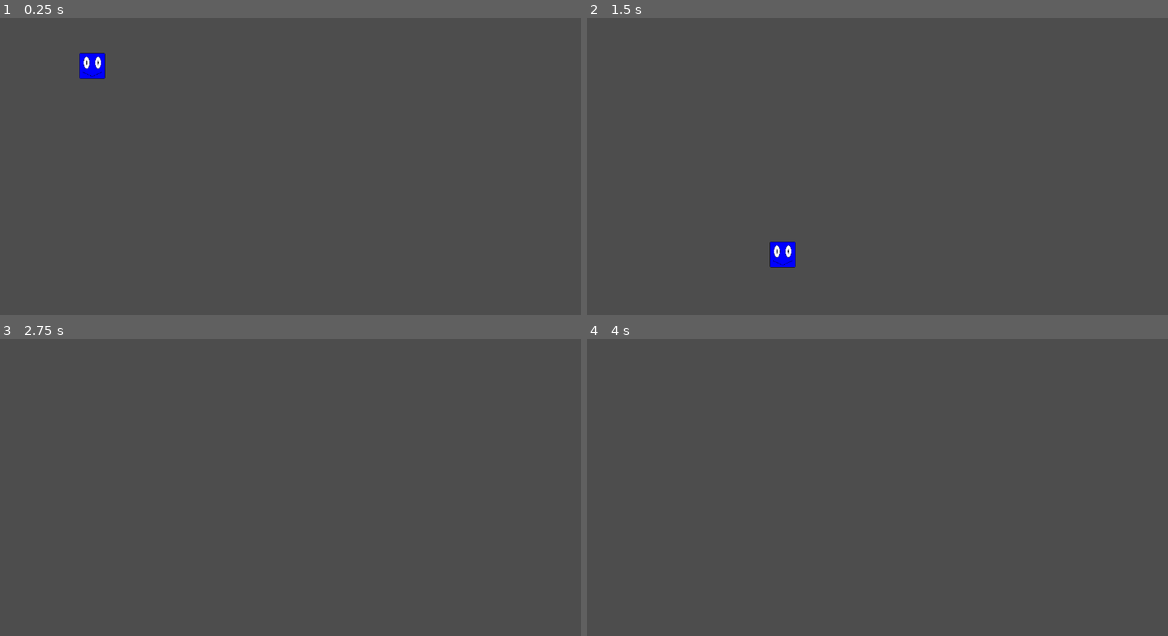
Above: before the commit, frames 1-4 (two rows, left to right).
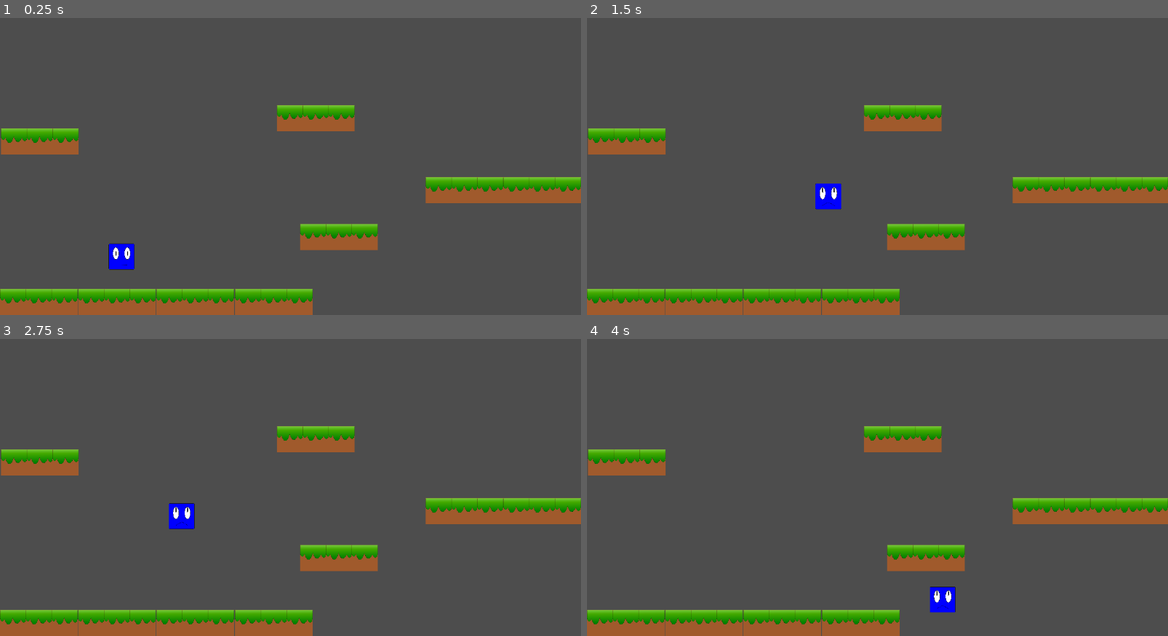
Above: after the commit, the same moments.

Repository: speregil/platformer-prototype
Game: Godot game, scene res://scenes/movement_test.tscn
Two runs of this game, one before a commit and one after it. Both use one fixed random seed, a clock stepped at 60 frames per second and the inputs below. Before the commit the project starts from res://scenes/level_test.tscn.
Inputs:
- Up to frame 1 (0.25 s): no input
- Up to frame 2 (1.5 s): hold D (right) from 0.53 s (still down); tap Space (jump) at 0.6, 0.77, 1.07, 1.35 s
- Up to frame 3 (2.75 s): tap Space (jump) at 1.52, 1.82, 2.1 s; release D (right) at 2.03 s; hold A (left) from 2.03 s (still down)
- Up to frame 4 (4 s): release A (left) at 2.78 s; hold D (right) from 2.78 s (still down); tap Space (jump) at 2.85, 3.02, 3.32, 3.6, 3.77 s

The runs differ from the first frame. In frame 1, 11% of the frame differs, in the area x 0-100%, y 11-100%; in frame 2, 11%; in frame 3, 11%; in frame 4, 11%.

Commit message:
Movement and animation prototype
An initial full prototype with simple movement and animation

Diff:
--- a/global_scripts/global_settings.gd
+++ b/global_scripts/global_settings.gd
@@ -1,6 +1,6 @@
-extends Node
+extends CharacterBody2D
 
-var gravity: float = 300.0
+var gravity: float = 10
 
 func _get_gravity() -> float:
 	return gravity
--- a/project.godot
+++ b/project.godot
@@ -11,6 +11,7 @@
 [application]
 
 config/name="platformer_prototype"
+config/version="0.0.1"
 run/main_scene="uid://dxcd1ecsc58dn"
 config/features=PackedStringArray("4.5", "GL Compatibility")
 config/icon="res://graphics/icon.svg"
@@ -46,3 +47,4 @@
 
 renderer/rendering_method="gl_compatibility"
 renderer/rendering_method.mobile="gl_compatibility"
+textures/vram_compression/import_etc2_astc=true
--- /dev/null
+++ b/scenes/boundary.tscn
@@ -0,0 +1,10 @@
+[gd_scene load_steps=2 format=3 uid="uid://cqloy5i47ou3l"]
+
+[sub_resource type="RectangleShape2D" id="RectangleShape2D_qfxeu"]
+
+[node name="Boundary" type="Node2D"]
+
+[node name="StaticBody2D" type="StaticBody2D" parent="."]
+
+[node name="CollisionShape2D" type="CollisionShape2D" parent="StaticBody2D"]
+shape = SubResource("RectangleShape2D_qfxeu")
--- /dev/null
+++ b/scenes/ground.tscn
@@ -0,0 +1,27 @@
+[gd_scene load_steps=3 format=3 uid="uid://djwsnxgs0yoyy"]
+
+[ext_resource type="Texture2D" uid="uid://d4e467e5g7o3h" path="res://graphics/level/GroundA.png" id="1_pybca"]
+
+[sub_resource type="RectangleShape2D" id="RectangleShape2D_7ylpw"]
+size = Vector2(153.75, 51.5)
+
+[node name="Ground" type="StaticBody2D"]
+
+[node name="Sprite2D" type="Sprite2D" parent="."]
+position = Vector2(26, 26)
+scale = Vector2(0.1, 0.1)
+texture = ExtResource("1_pybca")
+
+[node name="Sprite2D2" type="Sprite2D" parent="."]
+position = Vector2(77, 26)
+scale = Vector2(0.1, 0.1)
+texture = ExtResource("1_pybca")
+
+[node name="Sprite2D3" type="Sprite2D" parent="."]
+position = Vector2(128, 26)
+scale = Vector2(0.1, 0.1)
+texture = ExtResource("1_pybca")
+
+[node name="CollisionShape2D" type="CollisionShape2D" parent="."]
+position = Vector2(77.125, 26.25)
+shape = SubResource("RectangleShape2D_7ylpw")
--- a/scenes/level_test.tscn
+++ /dev/null
@@ -1,10 +0,0 @@
-[gd_scene load_steps=2 format=3 uid="uid://dxcd1ecsc58dn"]
-
-[ext_resource type="PackedScene" uid="uid://b4olkdy5o4t51" path="res://scenes/player/player.tscn" id="1_e73ws"]
-
-[node name="Level_test" type="Node2D"]
-
-[node name="Player" parent="." instance=ExtResource("1_e73ws")]
-position = Vector2(183, 78)
-top_acceleration = 250.0
-delta_acceleration = 15.0
--- /dev/null
+++ b/scenes/movement_test.tscn
@@ -0,0 +1,52 @@
+[gd_scene load_steps=4 format=3 uid="uid://dxcd1ecsc58dn"]
+
+[ext_resource type="PackedScene" uid="uid://b4olkdy5o4t51" path="res://scenes/player/player.tscn" id="1_e73ws"]
+[ext_resource type="PackedScene" uid="uid://djwsnxgs0yoyy" path="res://scenes/ground.tscn" id="2_vbogn"]
+[ext_resource type="PackedScene" uid="uid://cqloy5i47ou3l" path="res://scenes/boundary.tscn" id="3_08uda"]
+
+[node name="MovementTest" type="Node2D"]
+
+[node name="Player" parent="." instance=ExtResource("1_e73ws")]
+position = Vector2(241, 512)
+top_acceleration = 300.0
+delta_acceleration = 15.0
+jump_speed = 450.0
+
+[node name="Platforms" type="Node" parent="."]
+
+[node name="Ground" parent="Platforms" instance=ExtResource("2_vbogn")]
+position = Vector2(0, 596)
+
+[node name="Ground5" parent="Platforms" instance=ExtResource("2_vbogn")]
+position = Vector2(595, 467)
+
+[node name="Ground6" parent="Platforms" instance=ExtResource("2_vbogn")]
+position = Vector2(844, 374)
+
+[node name="Ground7" parent="Platforms" instance=ExtResource("2_vbogn")]
+position = Vector2(998, 374)
+
+[node name="Ground8" parent="Platforms" instance=ExtResource("2_vbogn")]
+position = Vector2(549, 231)
+
+[node name="Ground9" parent="Platforms" instance=ExtResource("2_vbogn")]
+position = Vector2(2, 277)
+
+[node name="Ground2" parent="Platforms" instance=ExtResource("2_vbogn")]
+position = Vector2(155, 596)
+
+[node name="Ground3" parent="Platforms" instance=ExtResource("2_vbogn")]
+position = Vector2(310, 596)
+
+[node name="Ground4" parent="Platforms" instance=ExtResource("2_vbogn")]
+position = Vector2(466, 596)
+
+[node name="Boundaries" type="Node" parent="."]
+
+[node name="Boundary" parent="Boundaries" instance=ExtResource("3_08uda")]
+position = Vector2(-10, 333)
+scale = Vector2(1, 33.440002)
+
+[node name="Boundary2" parent="Boundaries" instance=ExtResource("3_08uda")]
+position = Vector2(1164, 333)
+scale = Vector2(1, 33.440002)
--- a/scenes/player/player.gd
+++ b/scenes/player/player.gd
@@ -1,43 +1,89 @@
-extends Node2D
+class_name Player extends CharacterBody2D
+## A simple script for the actions of a player character in a 2D platformer
 
-@export var top_acceleration: float
-@export var delta_acceleration: float
+##--------------------------------------------------------------------------------------------------
+## Fields
+##--------------------------------------------------------------------------------------------------
 
-var direction: float = 0.0
-var movement_speed: float = 0.0
-var acceleration: float = 0.0
+@export var top_acceleration: float		## Max acceleration on player's movement
+@export var delta_acceleration: float	## Change in acceleration on player's movement
+@export var jump_speed: float			## Speed for jumping
 
-func _ready() -> void:
-	pass
+@onready var animated_sprite = $AnimatedSprite
 
-func _process(delta: float) -> void:
+var direction: float = 0.0				## Movement direction in X
+var acceleration: float = 0.0			## Current acceleration to calculate movement speed
+var momentum_dir: float = 0.0			## Storages the movement direction before desacelerating
+var is_jumping: bool = false			## Determines if the player is jumping or not
+
+##--------------------------------------------------------------------------------------------------
+## Functions
+##--------------------------------------------------------------------------------------------------
+
+func _process(_delta: float) -> void:
 	_get_input()
-	_fall(delta)
-	_move(delta)
+	if is_jumping: _jump()
+	_move()
+	_animate()
 
-func _move(delta: float) -> void:
+## ##
+## Process the movement of the character
+## ##
+func _move() -> void:
+	## Fall speed based on current gravity
+	velocity.y += GlobalSettings._get_gravity()
+
+	## Calculates speed in X base on current input
 	if direction != 0.0:
-		_accelerate(delta)
+		_accelerate()
+		momentum_dir = direction
 	else:
-		_deaccelerate(delta)
+		_deaccelerate()
 
-	print(movement_speed)
-	position.x += movement_speed
+	## Let the engine move and collide
+	move_and_slide()
 
-func _accelerate(delta_time: float) -> void:
+## ##
+## Calculates speed in X base on the directional input of the user
+## ##
+func _accelerate() -> void:
 	if acceleration < top_acceleration:
 		acceleration += delta_acceleration
 	else:
 		acceleration = top_acceleration
 
-	movement_speed = (direction * acceleration * delta_time)
+	velocity.x = direction * acceleration
 
-func _deaccelerate(delta_time: float) -> void:
-	acceleration = 0.0
-	movement_speed = 0.0
+## ##
+## Gradually stops the player if there is no input from the user
+## ##
+func _deaccelerate() -> void:
+	if acceleration > 0.0:
+		acceleration -= (delta_acceleration*1.5)
+		velocity.x = momentum_dir * acceleration
+	else:
+		momentum_dir = 0.0
+		velocity.x = 0.0
 
-func _fall(delta_time: float) -> void:
-	position.y += GlobalSettings._get_gravity() * delta_time
+## ##
+## Controls the actions of the player while jumping
+## ##
+func _jump() -> void:
+	if(is_on_floor()):
+		velocity.y = jump_speed * -1
+		animated_sprite.play("Jump")
+	else:
+		is_jumping = false
 
+## ##
+## Detects current input of the user
+## ##
 func _get_input() -> void:
 	direction = Input.get_axis("left", "right")
+	is_jumping = Input.is_action_just_pressed("jump")
+
+func _animate() -> void:
+	if is_on_floor():
+		if direction > 0.0: animated_sprite.play("Right")
+		elif direction < 0.0: animated_sprite.play("Left")
+		else: animated_sprite.play("Idle")
--- a/scenes/player/player.tscn
+++ b/scenes/player/player.tscn
@@ -1,11 +1,104 @@
-[gd_scene load_steps=3 format=3 uid="uid://b4olkdy5o4t51"]
+[gd_scene load_steps=17 format=3 uid="uid://b4olkdy5o4t51"]
 
 [ext_resource type="Script" uid="uid://bff8676o8ih1v" path="res://scenes/player/player.gd" id="1_rkbax"]
-[ext_resource type="Texture2D" uid="uid://sf4d3d4qauor" path="res://graphics/player/ProtoA.png" id="2_g1dw6"]
+[ext_resource type="Texture2D" uid="uid://sf4d3d4qauor" path="res://graphics/player/ProtoA-idle1.png" id="2_g1dw6"]
+[ext_resource type="Texture2D" uid="uid://dkbtisugwuyyc" path="res://graphics/player/ProtoA-idle2.png" id="3_p47bc"]
+[ext_resource type="Texture2D" uid="uid://dhofwxjbix87a" path="res://graphics/player/ProtoA-idle3.png" id="4_75vfm"]
+[ext_resource type="Texture2D" uid="uid://buiejt2mcgjn1" path="res://graphics/player/ProtoA-idle4.png" id="5_0owmy"]
+[ext_resource type="Texture2D" uid="uid://byra64phe55ev" path="res://graphics/player/ProtoA-left1.png" id="6_je7p5"]
+[ext_resource type="Texture2D" uid="uid://bifkgnevmbjrv" path="res://graphics/player/ProtoA-right1.png" id="6_qek5x"]
+[ext_resource type="Texture2D" uid="uid://dom4itq05kc1t" path="res://graphics/player/ProtoA-jump1.png" id="6_ugbui"]
+[ext_resource type="Texture2D" uid="uid://eo5e7k5lqgf6" path="res://graphics/player/ProtoA-right2.png" id="7_5gtgg"]
+[ext_resource type="Texture2D" uid="uid://7ckq1u4y8gk2" path="res://graphics/player/ProtoA-jump2.png" id="7_fcs02"]
+[ext_resource type="Texture2D" uid="uid://cdld1bontge6s" path="res://graphics/player/ProtoA-left2.png" id="7_fm80t"]
+[ext_resource type="Texture2D" uid="uid://c52vcwn1fvgie" path="res://graphics/player/ProtoA-left3.png" id="8_gx1jg"]
+[ext_resource type="Texture2D" uid="uid://dsdcexqcpsydp" path="res://graphics/player/ProtoA-right3.png" id="8_h17s1"]
+[ext_resource type="Texture2D" uid="uid://dm3po8rus28p7" path="res://graphics/player/ProtoA-jump3.png" id="8_myrg7"]
 
-[node name="Player" type="Node2D"]
+[sub_resource type="RectangleShape2D" id="RectangleShape2D_dovo2"]
+size = Vector2(50, 50)
+
+[sub_resource type="SpriteFrames" id="SpriteFrames_qek5x"]
+animations = [{
+"frames": [{
+"duration": 60.0,
+"texture": ExtResource("2_g1dw6")
+}, {
+"duration": 1.0,
+"texture": ExtResource("3_p47bc")
+}, {
+"duration": 1.0,
+"texture": ExtResource("4_75vfm")
+}, {
+"duration": 1.0,
+"texture": ExtResource("5_0owmy")
+}, {
+"duration": 1.0,
+"texture": ExtResource("4_75vfm")
+}, {
+"duration": 1.0,
+"texture": ExtResource("3_p47bc")
+}],
+"loop": true,
+"name": &"Idle",
+"speed": 30.0
+}, {
+"frames": [{
+"duration": 2.0,
+"texture": ExtResource("6_ugbui")
+}, {
+"duration": 2.0,
+"texture": ExtResource("7_fcs02")
+}, {
+"duration": 2.0,
+"texture": ExtResource("8_myrg7")
+}],
+"loop": false,
+"name": &"Jump",
+"speed": 30.0
+}, {
+"frames": [{
+"duration": 2.0,
+"texture": ExtResource("6_je7p5")
+}, {
+"duration": 2.0,
+"texture": ExtResource("7_fm80t")
+}, {
+"duration": 2.0,
+"texture": ExtResource("8_gx1jg")
+}, {
+"duration": 2.0,
+"texture": ExtResource("7_fm80t")
+}],
+"loop": true,
+"name": &"Left",
+"speed": 30.0
+}, {
+"frames": [{
+"duration": 2.0,
+"texture": ExtResource("6_qek5x")
+}, {
+"duration": 2.0,
+"texture": ExtResource("7_5gtgg")
+}, {
+"duration": 2.0,
+"texture": ExtResource("8_h17s1")
+}, {
+"duration": 2.0,
+"texture": ExtResource("7_5gtgg")
+}],
+"loop": true,
+"name": &"Right",
+"speed": 30.0
+}]
+
+[node name="Player" type="CharacterBody2D"]
 script = ExtResource("1_rkbax")
 
-[node name="Sprite2D" type="Sprite2D" parent="."]
+[node name="CollisionShape2D" type="CollisionShape2D" parent="."]
+shape = SubResource("RectangleShape2D_dovo2")
+
+[node name="AnimatedSprite" type="AnimatedSprite2D" parent="."]
 scale = Vector2(0.1, 0.1)
-texture = ExtResource("2_g1dw6")
+sprite_frames = SubResource("SpriteFrames_qek5x")
+animation = &"Jump"
Not shown, added: export_presets.cfg
Binary file added: graphics/level/GroundA.png
Not shown, added: graphics/level/GroundA.png.import
Renamed: graphics/player/ProtoA.png -> graphics/player/ProtoA-idle1.png
Not shown, added: graphics/player/ProtoA-idle1.png.import
Binary file added: graphics/player/ProtoA-idle2.png
Not shown, added: graphics/player/ProtoA-idle2.png.import
Binary file added: graphics/player/ProtoA-idle3.png
Not shown, added: graphics/player/ProtoA-idle3.png.import
Binary file added: graphics/player/ProtoA-idle4.png
Not shown, added: graphics/player/ProtoA-idle4.png.import
Binary file added: graphics/player/ProtoA-jump1.png
(and 22 more such lines)
